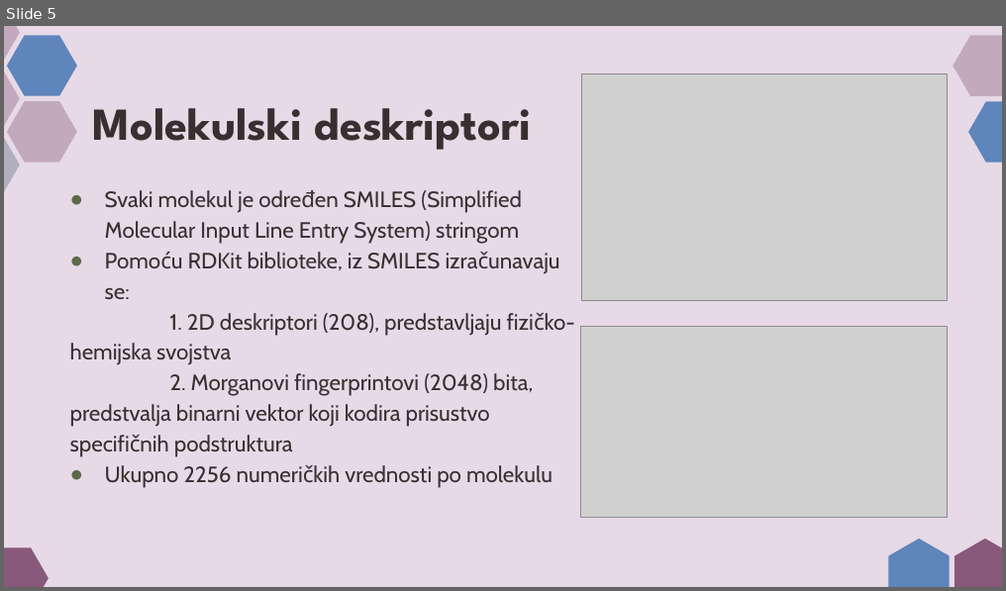
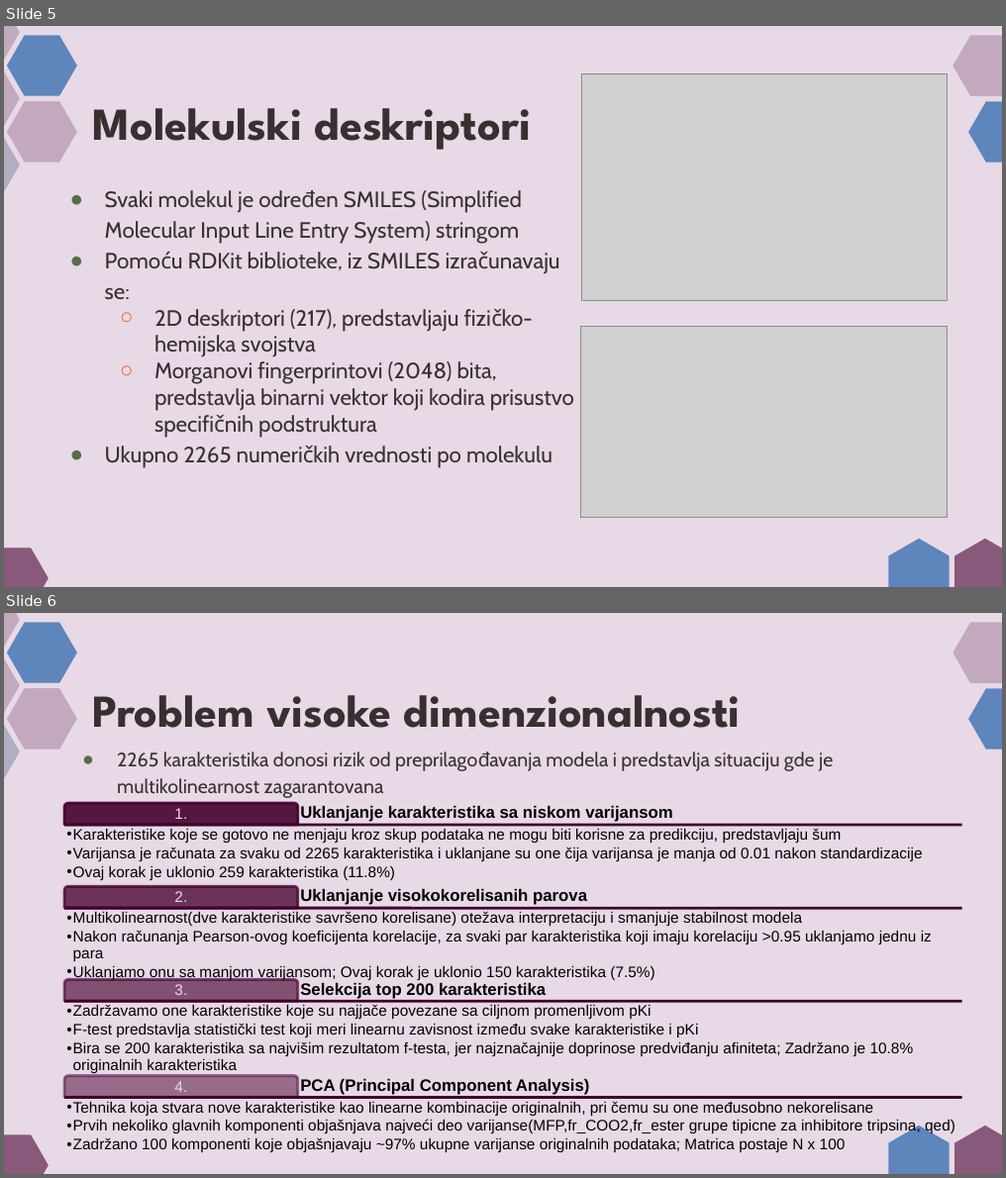
Before and after one commit to AlexJ192/NANS_projekat_predikcija_afiniteta_vezivanja, a slide deck: SV12-2024.pptx. Shown one above the other, each under a label of ours: slide 5 before the commit, slides 5 and 6 after it. The pictures are 1006x591 and 1006x1178 pixels, drawn with LibreOffice and Linux fonts; fonts in the diff are those of the drawing; grey boxes stand for pictures; background and template pictures are left out. Boxes give left, top, right and bottom in pixels: in the first picture for what was removed or moved away, otherwise in the second. Text is boxed around its words. In the diff, an @@ line names an element or a change of style, - is before the commit and + after.

```diff
--- a/SV12-2024.pptx
+++ b/SV12-2024.pptx
@@ slide 6 added at [4,613,1002,1174], background #E7D9E6; not listed: 10 template elements that a slide beside it also shows @@
@@ title added at [92,695,741,728], 33 pt, text #383030, bold @@
+Problem visoke dimenzionalnosti
@@ subtitle added at [117,752,833,798], 14 pt, text #383030 @@
+● 2265 karakteristika donosi rizik od preprilagođavanja modela i predstavlja situaciju gde je multikolinearnost zagarantovana
@@ group added at [64,804,962,1154]: 12 texts, 4 lines, 4 round same rects @@
+Uklanjanje karakteristika sa niskom varijansom
+1.
+  •• Karakteristike koje se gotovo ne menjaju kroz skup podataka ne mogu biti korisne za predikciju, predstavljaju šum
+  •• Varijansa je računata za svaku od 2265 karakteristika i uklanjane su one čija varijansa je manja od 0.01 nakon standardizacije
+  •• Ovaj korak je uklonio 259 karakteristika (11.8%)
+Uklanjanje visokokorelisanih parova
+2.
+  •• Multikolinearnost(dve karakteristike savršeno korelisane) otežava interpretaciju i smanjuje stabilnost modela
+  •• Nakon računanja Pearson-ovog koeficijenta korelacije, za svaki par karakteristika koji imaju korelaciju >0.95 uklanjamo jednu iz para
+  •• Uklanjamo onu sa manjom varijansom; Ovaj korak je uklonio 150 karakteristika (7.5%)
+Selekcija top 200 karakteristika
+3.
+  •• Zadržavamo one karakteristike koje su najjače povezane sa ciljnom promenljivom pKi
+  •• F-test predstavlja statistički test koji meri linearnu zavisnost između svake karakteristike i pKi
+  •• Bira se 200 karakteristika sa najvišim rezultatom f-testa, jer najznačajnije doprinose predviđanju afiniteta; Zadržano je 10.8% originalnih karakteristika
+PCA (Principal Component Analysis)
+4.
+  •• Tehnika koja stvara nove karakteristike kao linearne kombinacije originalnih, pri čemu su one međusobno nekorelisane
+  •• Prvih nekoliko glavnih komponenti objašnjava najveći deo varijanse(MFP,fr_COO2,fr_ester grupe tipicne za inhibitore tripsina, qed)
+  •• Zadržano 100 komponenti koje objašnjavaju ~97% ukupne varijanse originalnih podataka; Matrica postaje N x 100
@@ slide 5 changed as well @@
@@ subtitle at [105,309,574,469]: text changed @@
-1. 2D deskriptori (208), predstavljaju fizičko-hemijska svojstva
-2. Morganovi fingerprintovi (2048) bita, predstvalja binarni vektor koji kodira prisustvo specifičnih podstruktura
-● Ukupno 2256 numeričkih vrednosti po molekulu
+  ○ 2D deskriptori (217), predstavljaju fizičko-hemijska svojstva
+  ○ Morganovi fingerprintovi (2048) bita, predstavlja binarni vektor koji kodira prisustvo specifičnih podstruktura
+● Ukupno 2265 numeričkih vrednosti po molekulu
```
Also in this commit, not shown: 12 other slides changed, 5 other slides added, 2 slides removed.
